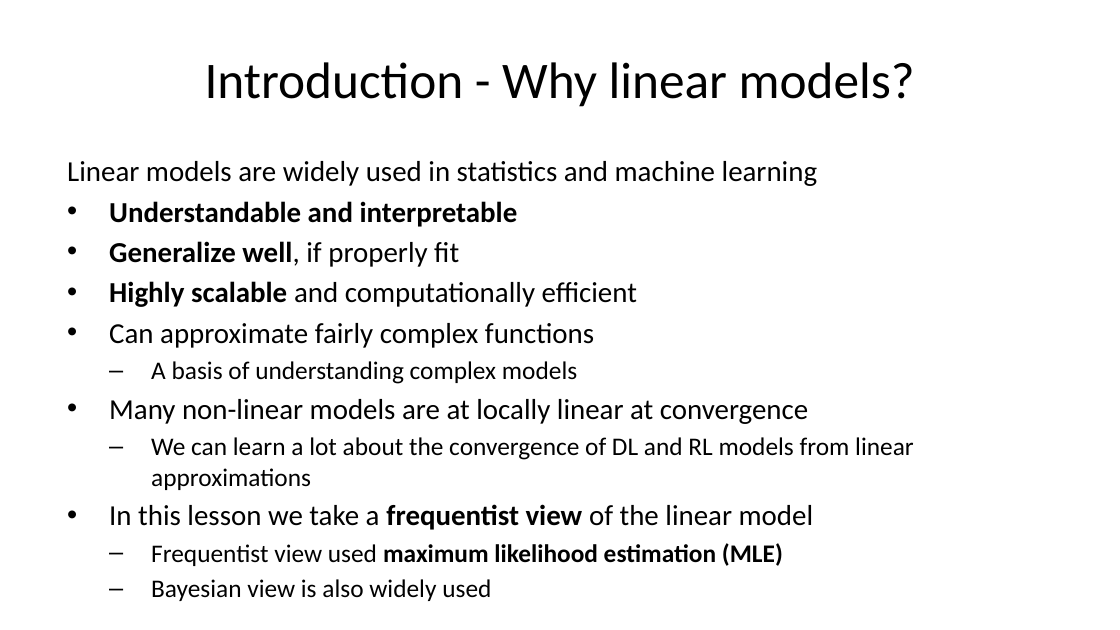
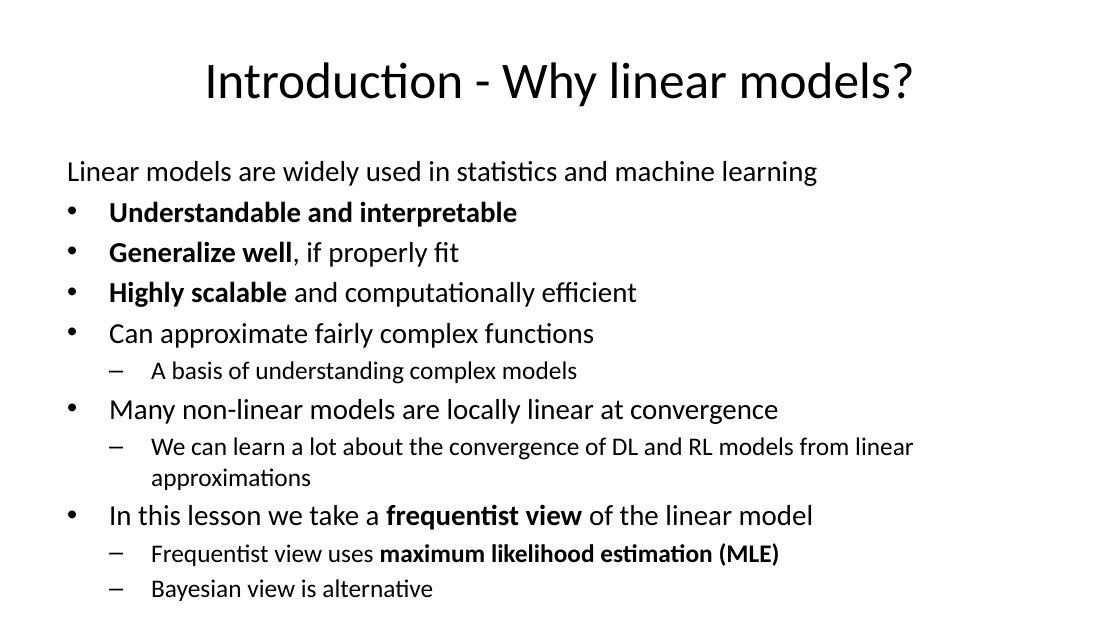
Before and after one commit to StephenElston/CSCI-E-83, a slide deck: slide 3 of LectureSlides/08_IntroductionToLinearModels.pptx. Drawn at 1120x630 pixels with LibreOffice and Linux fonts; fonts in the diff are those of the drawing. Boxes give left, top, right and bottom in pixels: in the first picture for what was removed or moved away, otherwise in the second. Text is boxed around its words. In the diff, an @@ line names an element or a change of style, - is before the commit and + after.

```diff
--- a/LectureSlides/08_IntroductionToLinearModels.pptx
+++ b/LectureSlides/08_IntroductionToLinearModels.pptx
@@ text at bbox=[109, 399, 778, 424]: text changed @@
-• Many non-linear models are at locally linear at convergence
+• Many non-linear models are locally linear at convergence
@@ text at bbox=[151, 543, 780, 566]: text changed @@
-  – Frequentist view used maximum likelihood estimation (MLE)
-  – Bayesian view is also widely used
+  – Frequentist view uses maximum likelihood estimation (MLE)
+  – Bayesian view is alternative
```
Also in this commit, not shown: 10 other slides changed, 1 slide added, 1 slide removed.
